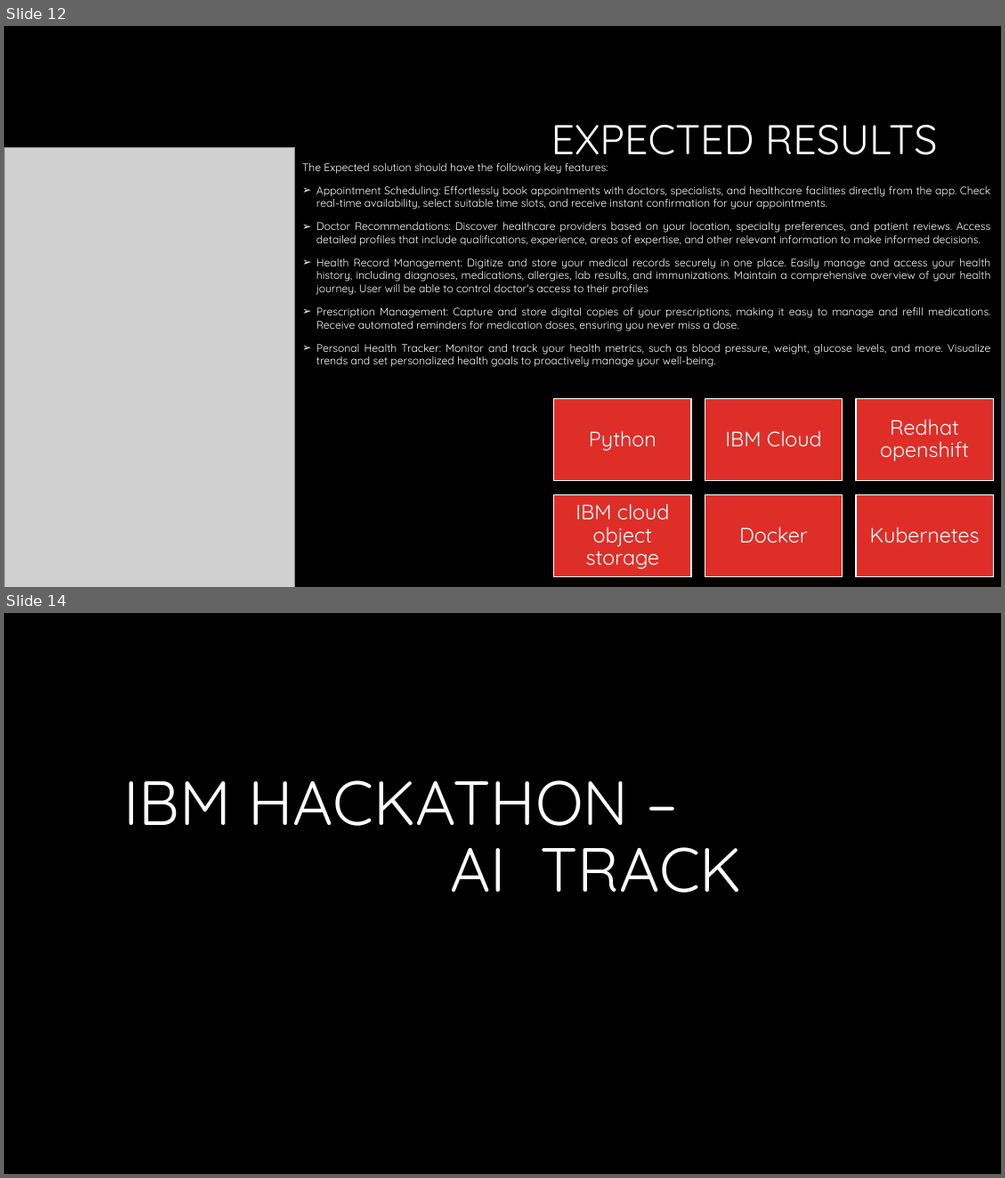
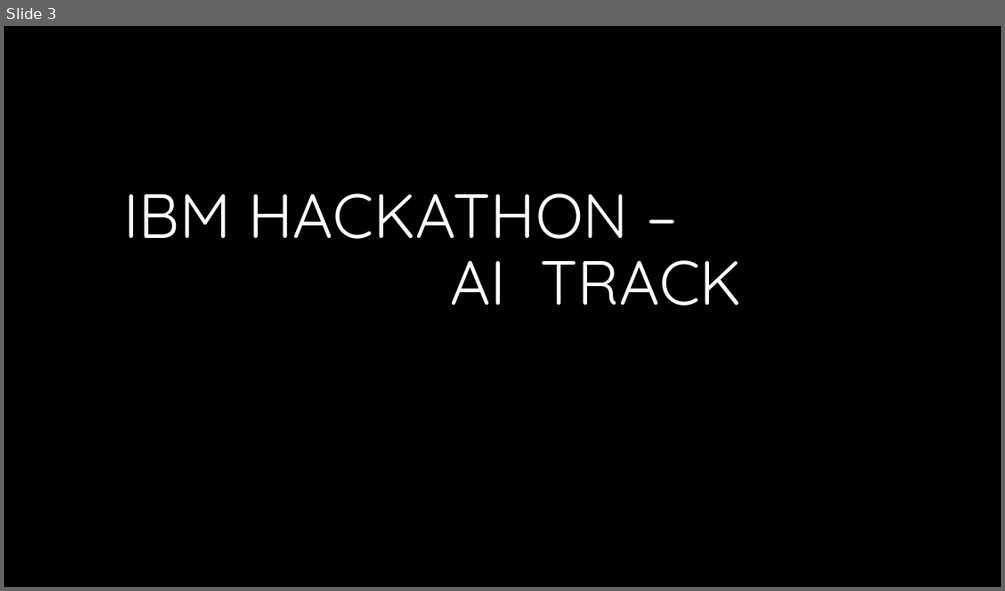
Before and after one commit to VictoriousMango/IBM-AI-Track, a slide deck: Basic Planner.pptx. Shown one above the other, each under a label of ours: slides 12 and 14 before the commit, slide 3 after it; the slides between them are not shown. The pictures are 1005x1178 and 1005x591 pixels, drawn with LibreOffice and Linux fonts; fonts in the diff are those of the drawing; grey boxes stand for pictures; background and template pictures are left out. Boxes give left, top, right and bottom in pixels: in the first picture for what was removed or moved away, otherwise in the second. Text is boxed around its words. In the diff, an @@ line names an element or a change of style, - is before the commit and + after.

Commit message:
Removed Cloud App Dev Track

```diff
--- a/Basic Planner.pptx
+++ b/Basic Planner.pptx
@@ slide 12 removed at (4,26,1001,587), background #000000 @@
@@ title removed at (551,125,938,166) @@
-EXPECTED RESULTS
@@ picture removed at (4,147,295,587) @@
@@ text removed at (302,163,991,367) @@
-The Expected solution should have the following key features:
-➢ Appointment Scheduling: Effortlessly book appointments with doctors, specialists, and healthcare facilities directly from the app. Check real-time availability, select suitable time slots, and receive instant confirmation for your appointments.
-➢ Doctor Recommendations: Discover healthcare providers based on your location, specialty preferences, and patient reviews. Access detailed profiles that include qualifications, experience, areas of expertise, and other relevant information to make informed decisions.
-➢ Health Record Management: Digitize and store your medical records securely in one place. Easily manage and access your health history, including diagnoses, medications, allergies, lab results, and immunizations. Maintain a comprehensive overview of your health journey. User will be able to control doctor's access to their profiles
-➢ Prescription Management: Capture and store digital copies of your prescriptions, making it easy to manage and refill medications. Receive automated reminders for medication doses, ensuring you never miss a dose.
-➢ Personal Health Tracker: Monitor and track your health metrics, such as blood pressure, weight, glucose levels, and more. Visualize trends and set personalized health goals to proactively manage your well-being.
@@ group removed at (554,398,994,577): 6 rectangles, 6 texts @@
-Python
-IBM Cloud
-Redhat openshift
-IBM cloud object storage
-Docker
-Kubernetes
@@ what was slide 14 is now slide 3 @@
```
Also in this commit, not shown: 1 slide changed, 10 other slides removed.
